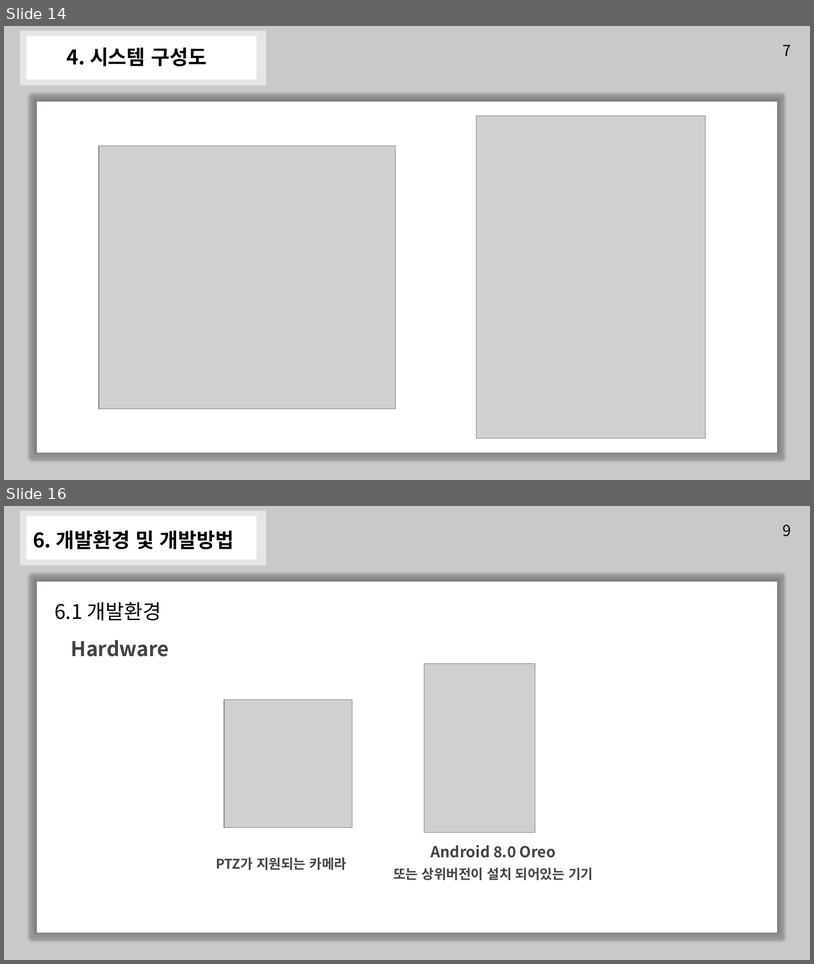
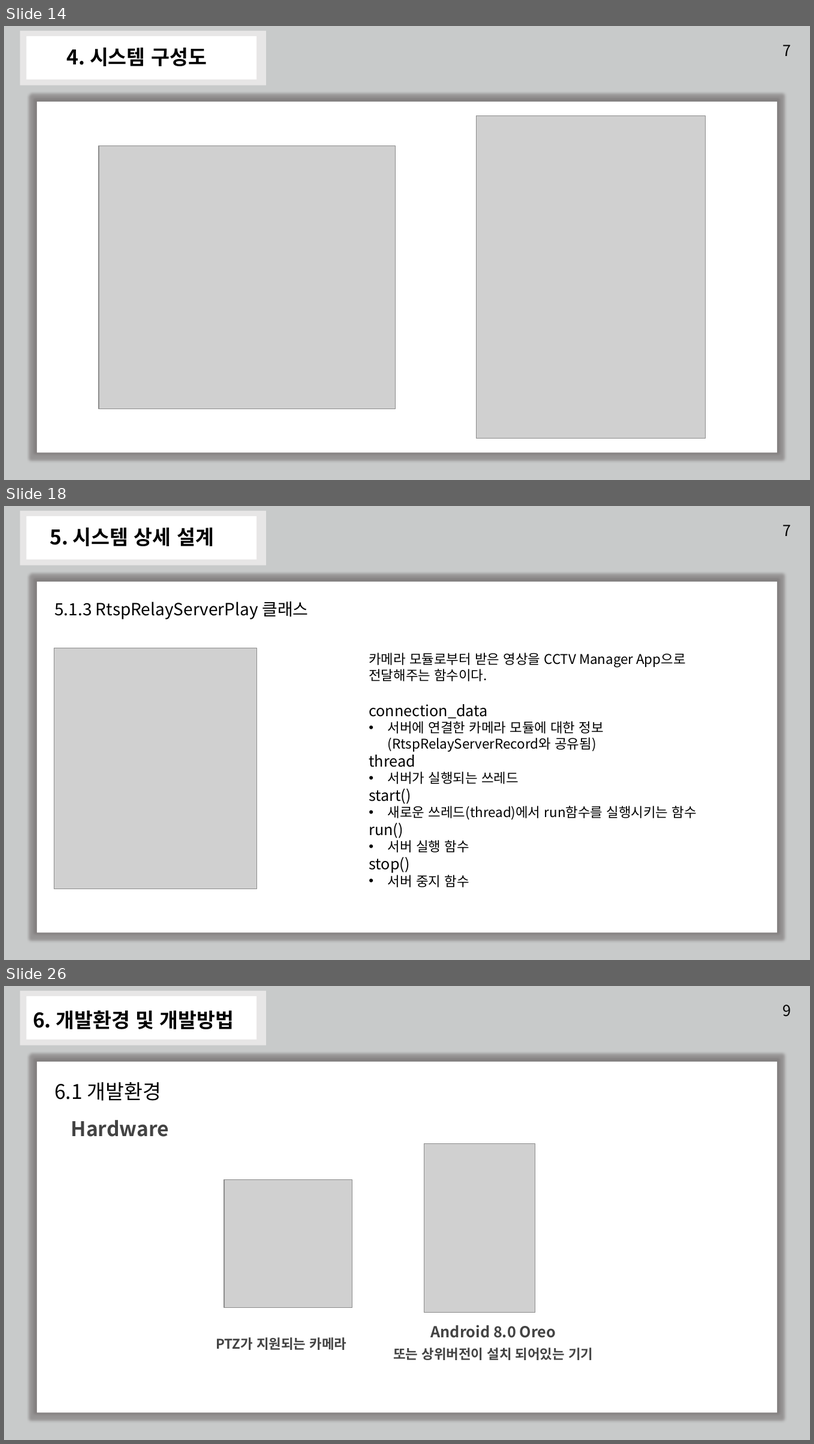
Before and after one commit to TeamGym/CapstonDesign2022-A, a slide deck: Documentation/종합설계_2차_설계서_발표.pptx. Shown one above the other, each under a label of ours: slides 14 and 16 before the commit, slides 14, 18 and 26 after it; the slides between them are not shown. The pictures are 814x964 and 814x1444 pixels, drawn with LibreOffice and Linux fonts; fonts in the diff are those of the drawing; grey boxes stand for pictures. Boxes give left, top, right and bottom in pixels: in the first picture for what was removed or moved away, otherwise in the second. Text is boxed around its words. In the diff, an @@ line names an element or a change of style, - is before the commit and + after.

```diff
--- a/Documentation/종합설계_2차_설계서_발표.pptx
+++ b/Documentation/종합설계_2차_설계서_발표.pptx
@@ slide 18 added at (4, 506, 810, 960), background #FFFFFF @@
@@ rectangle added at (4, 506, 810, 960), fill #C8CACA @@
@@ rectangle added at (20, 511, 266, 565), fill #E7E6E6 @@
@@ rectangle added at (26, 516, 257, 559), fill #FFFFFF, 18 pt, text #FFFFFF @@
+ㅠ
@@ text added at (50, 527, 214, 546), 24 pt, text #000000, bold @@
+5. 시스템 상세 설계
@@ text added at (783, 525, 791, 536), 18 pt, text #000000 @@
+7
@@ rectangle added at (36, 582, 777, 933), fill #FFFFFF @@
@@ text added at (54, 601, 308, 619), 20 pt, text #000000 @@
+5.1.3 RtspRelayServerPlay 클래스
@@ picture added at (54, 648, 256, 888) @@
@@ text added at (369, 652, 697, 887), 16 pt, text #000000 @@
+카메라 모듈로부터 받은 영상을 CCTV Manager App으로 전달해주는 함수이다.
+connection_data
+• 서버에 연결한 카메라 모듈에 대한 정보 (RtspRelayServerRecord와 공유됨)
+thread
+• 서버가 실행되는 쓰레드
+start()
+• 새로운 쓰레드(thread)에서 run함수를 실행시키는 함수
+run()
+• 서버 실행 함수
+stop()
+• 서버 중지 함수
@@ what was slide 16 is now slide 26 @@
```
Also in this commit, not shown: 1 slide changed, 9 other slides added, 1 other file.
